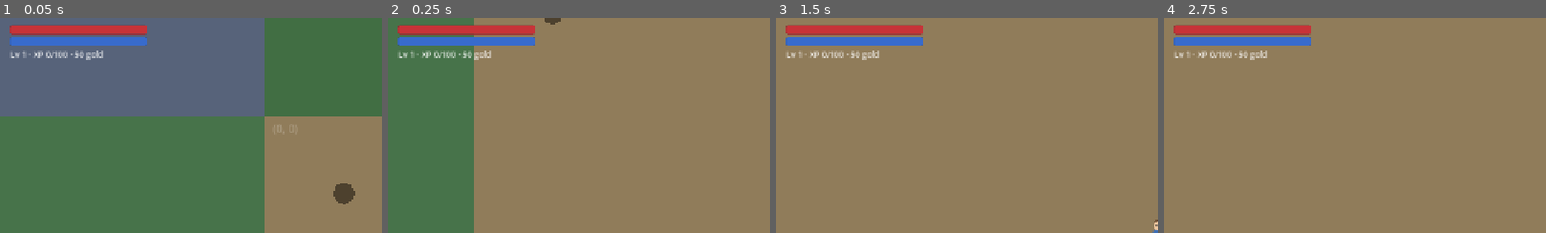
Above: before the commit, frames 1-4 (left to right).
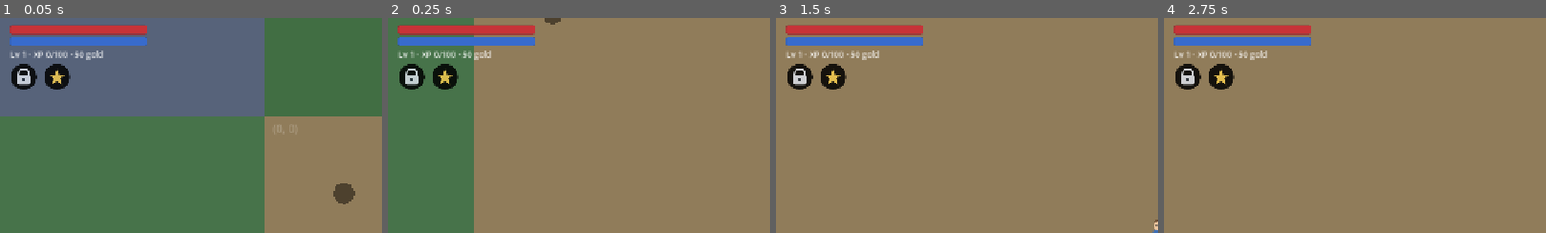
Above: after the commit, the same moments.

Repository: amirrezahadipoor/openworldRpg
Game: Godot game, scene res://scenes/main.tscn
Two runs of this game, one before a commit and one after it. Both use one fixed random seed, a clock stepped at 60 frames per second and the inputs below.
Inputs (mouse positions are % of the whole screen's width and height, from its top left):
- Up to frame 1 (0.05 s): no input
- Up to frame 2 (0.25 s): no input
- Up to frame 3 (1.5 s): drag from (10, 83) to (54, 51) at 0.52 s; drag from (30, 55) to (53, 48) at 1.27 s
- Up to frame 4 (2.75 s): click (79, 90) at 2.02 s
The pictures show only the part of the screen within x 0-50%, y 0-50%; the shares and areas given below are measured in that part.

The runs differ from the first frame. In frame 1, 1.3% of the frame differs, in the area x 3-19%, y 21-34%; in frame 2, 1.3%; in frame 3, 1.3%; in frame 4, 1.3%.

Commit message:
feat: inventory screen + equipment slots + consumables
- GameState: equip()/unequip()/use_item(); equipment_bonus() feeds
  attack/defense/max_hp/max_mp/move_speed from items.json fields
- InventoryScreen (CanvasLayer, pauses game): equipment slots + live stat
  sheet on left, scrollable item rows (Use/Equip/Drop) on right,
  anchor-based responsive layout; toggles via I key or HUD bag button
- Drop-to-world: dropping spawns an item Pickup beside the player
- HUD: bag + talent quick buttons (top-left)
- items.json already had atk/def/speed/heal fields; now actually consumed
- tests: 11 new assertions (equip stat deltas, unequip restore, potion heal
  + consumption) — 26 checks total, all passing

Diff:
--- /dev/null
+++ b/assets/placeholder/icon_bag.svg
@@ -0,0 +1,6 @@
+<svg xmlns="http://www.w3.org/2000/svg" width="64" height="64" viewBox="0 0 64 64">
+  <circle cx="32" cy="32" r="30" fill="rgba(20,24,32,0.55)" stroke="rgba(255,255,255,0.5)" stroke-width="2"/>
+  <path d="M20 26 Q20 14 32 14 Q44 14 44 26" fill="none" stroke="#d9dee7" stroke-width="4"/>
+  <rect x="16" y="26" width="32" height="24" rx="6" fill="#d9dee7"/>
+  <rect x="28" y="34" width="8" height="6" rx="2" fill="#1d2733"/>
+</svg>
--- /dev/null
+++ b/assets/placeholder/icon_talent.svg
@@ -0,0 +1,4 @@
+<svg xmlns="http://www.w3.org/2000/svg" width="64" height="64" viewBox="0 0 64 64">
+  <circle cx="32" cy="32" r="30" fill="rgba(20,24,32,0.55)" stroke="rgba(255,255,255,0.5)" stroke-width="2"/>
+  <path d="M32 12 L37 26 L52 26 L40 35 L44 50 L32 41 L20 50 L24 35 L12 26 L27 26 Z" fill="#f2c94c"/>
+</svg>
--- a/scripts/autoload/game_state.gd
+++ b/scripts/autoload/game_state.gd
@@ -73,23 +73,81 @@
 # --- Final stats (level + talents; gear is added in Phase 7) ----------------
 
 func max_hp() -> float:
-	return base_hp + (level - 1) * 12.0 + int(talents["combat"]) * 8.0
+	return base_hp + (level - 1) * 12.0 + int(talents["combat"]) * 8.0 + equipment_bonus("hp")
 
 
 func max_mp() -> float:
-	return base_mp + (level - 1) * 6.0 + int(talents["magic"]) * 6.0
+	return base_mp + (level - 1) * 6.0 + int(talents["magic"]) * 6.0 + equipment_bonus("mp")
 
 
 func attack() -> float:
-	return base_attack + (level - 1) * 1.5 + int(talents["combat"]) * 2.0
+	return base_attack + (level - 1) * 1.5 + int(talents["combat"]) * 2.0 + equipment_bonus("atk")
 
 
 func defense() -> float:
-	return base_defense + (level - 1) * 1.0 + int(talents["combat"]) * 1.0
+	return base_defense + (level - 1) * 1.0 + int(talents["combat"]) * 1.0 + equipment_bonus("def")
 
 
 func move_speed() -> float:
-	return base_speed + int(talents["utility"]) * 8.0
+	return base_speed + int(talents["utility"]) * 8.0 + equipment_bonus("speed")
+
+
+func equipment_bonus(key: String) -> float:
+	var total := 0.0
+	for slot in equipment:
+		var id: String = equipment[slot]
+		if id == "":
+			continue
+		total += float(ItemsDB.get_item(id).get(key, 0))
+	return total
+
+
+# --- Equipment & consumables ---------------------------------------------------
+
+func equip(item_id: String) -> bool:
+	if int(inventory.get(item_id, 0)) < 1:
+		return false
+	var slot := ItemsDB.get_slot(item_id)
+	if slot == "" or not equipment.has(slot):
+		return false
+	var prev: String = equipment[slot]
+	remove_item(item_id, 1)
+	equipment[slot] = item_id
+	if prev != "":
+		add_item(prev, 1)
+	_clamp_pools()
+	stats_changed.emit()
+	return true
+
+
+func unequip(slot: String) -> bool:
+	if not equipment.has(slot) or equipment[slot] == "":
+		return false
+	var prev: String = equipment[slot]
+	equipment[slot] = ""
+	add_item(prev, 1)
+	_clamp_pools()
+	stats_changed.emit()
+	return true
+
+
+func use_item(item_id: String) -> bool:
+	if int(inventory.get(item_id, 0)) < 1:
+		return false
+	var it: Dictionary = ItemsDB.get_item(item_id)
+	if String(it.get("type", "")) != "consumable":
+		return false
+	var heal := float(it.get("heal", 0))
+	var mana := float(it.get("restore_mp", 0))
+	if heal > 0.0:
+		hp = clampf(hp + heal, 0.0, max_hp())
+		EventBus.player_healed.emit(heal)
+	if mana > 0.0:
+		mp = clampf(mp + mana, 0.0, max_mp())
+	remove_item(item_id, 1)
+	EventBus.item_used.emit(item_id)
+	AudioManager.play_sfx("item_use")
+	return true
 
 
 # --- Inventory ---------------------------------------------------------------
--- a/scripts/main.gd
+++ b/scripts/main.gd
@@ -10,6 +10,7 @@
 var player: Player
 var camera: FollowCamera
 var streamer: ChunkStreamer
+var inventory_ui: InventoryScreen
 
 
 func _ready() -> void:
@@ -65,11 +66,32 @@
 	hud.name = "HUD"
 	add_child(hud)
 	hud.setup(player)
+	hud.bag_pressed.connect(func() -> void: inventory_ui.toggle())
+
+	inventory_ui = InventoryScreen.new()
+	inventory_ui.name = "InventoryScreen"
+	add_child(inventory_ui)
+	inventory_ui.drop_requested.connect(_on_drop_requested)
 
 	var pause := PauseMenu.new()
 	pause.name = "PauseMenu"
 	pause.player = player
 	add_child(pause)
+
+
+func _unhandled_input(event: InputEvent) -> void:
+	if event.is_action_pressed("inventory"):
+		inventory_ui.toggle()
+		get_viewport().set_input_as_handled()
+
+
+func _on_drop_requested(item_id: String) -> void:
+	if not GameState.remove_item(item_id, 1):
+		return
+	var p: Pickup = (load("res://scenes/world/pickup.tscn") as PackedScene).instantiate()
+	$World.add_child(p)
+	p.global_position = player.global_position + Vector2(36, 0)
+	p.setup_item(item_id)
 
 
 func _on_player_damaged(_amount: float) -> void:
--- a/scripts/ui/hud.gd
+++ b/scripts/ui/hud.gd
@@ -4,6 +4,9 @@
 ## placeholder, virtual joystick + action buttons.
 ## Fully anchor-based with safe-area offsets (DECISIONS.md #2) — scales from
 ## 720p phones to 1440p+ tablets and 16:9 → 20:9 aspects.
+
+signal bag_pressed
+signal talents_pressed
 
 var player: Player
 
@@ -73,6 +76,27 @@
 	box.add_child(hp_bar)
 	box.add_child(mp_bar)
 	box.add_child(info_label)
+
+	var btn_row := HBoxContainer.new()
+	btn_row.add_theme_constant_override("separation", 10)
+	var bag := TextureButton.new()
+	bag.texture_normal = _load_icon("icon_bag")
+	bag.custom_minimum_size = Vector2(46, 46)
+	bag.ignore_texture_size = true
+	bag.stretch_mode = TextureButton.STRETCH_KEEP_ASPECT_CENTERED
+	bag.modulate = Color(1, 1, 1, 0.85)
+	bag.pressed.connect(func() -> void: bag_pressed.emit())
+	var star := TextureButton.new()
+	star.texture_normal = _load_icon("icon_talent")
+	star.custom_minimum_size = Vector2(46, 46)
+	star.ignore_texture_size = true
+	star.stretch_mode = TextureButton.STRETCH_KEEP_ASPECT_CENTERED
+	star.modulate = Color(1, 1, 1, 0.85)
+	star.pressed.connect(func() -> void: talents_pressed.emit())
+	btn_row.add_child(bag)
+	btn_row.add_child(star)
+	box.add_child(btn_row)
+
 	add_child(box)
 
 
--- /dev/null
+++ b/scripts/ui/inventory_screen.gd
@@ -0,0 +1,219 @@
+class_name InventoryScreen
+extends CanvasLayer
+## Inventory & equipment screen. Pauses the game while open.
+## Left: equipment slots + live stat sheet. Right: item rows with
+## Use / Equip / Unequip / Drop actions. Fully anchor-based layout.
+
+signal closed
+signal drop_requested(item_id: String)
+
+const SLOTS := ["weapon", "armor", "accessory"]
+
+var _root: Control
+var _item_list: VBoxContainer
+var _equip_labels: Dictionary = {}
+var _stats_label: Label
+var _gold_label: Label
+
+
+func _ready() -> void:
+	layer = 40
+	process_mode = Node.PROCESS_MODE_ALWAYS
+	visible = false
+	_build()
+
+
+func _unhandled_input(event: InputEvent) -> void:
+	if visible and (event.is_action_pressed("inventory") or event.is_action_pressed("pause")):
+		close()
+		get_viewport().set_input_as_handled()
+
+
+func open() -> void:
+	_refresh()
+	visible = true
+	get_tree().paused = true
+
+
+func close() -> void:
+	visible = false
+	get_tree().paused = false
+	closed.emit()
+
+
+func toggle() -> void:
+	if visible:
+		close()
+	else:
+		open()
+
+
+# --- Construction -------------------------------------------------------------
+
+func _build() -> void:
+	_root = Control.new()
+	_root.set_anchors_preset(Control.PRESET_FULL_RECT)
+	add_child(_root)
+
+	var dim := ColorRect.new()
+	dim.color = Color(0, 0, 0, 0.6)
+	dim.set_anchors_preset(Control.PRESET_FULL_RECT)
+	_root.add_child(dim)
+
+	var center := CenterContainer.new()
+	center.set_anchors_preset(Control.PRESET_FULL_RECT)
+	_root.add_child(center)
+
+	var panel := PanelContainer.new()
+	panel.custom_minimum_size = Vector2(920, 520)
+	var bg := StyleBoxFlat.new()
+	bg.bg_color = Color(0.09, 0.11, 0.15, 0.97)
+	bg.set_corner_radius_all(12)
+	bg.content_margin_left = 24.0
+	bg.content_margin_right = 24.0
+	bg.content_margin_top = 18.0
+	bg.content_margin_bottom = 18.0
+	panel.add_theme_stylebox_override("panel", bg)
+	center.add_child(panel)
+
+	var columns := HBoxContainer.new()
+	columns.add_theme_constant_override("separation", 28)
+	panel.add_child(columns)
+
+	columns.add_child(_build_left_column())
+	columns.add_child(_build_right_column())
+
+
+func _build_left_column() -> Control:
+	var box := VBoxContainer.new()
+	box.custom_minimum_size = Vector2(320, 0)
+	box.add_theme_constant_override("separation", 10)
+
+	var title := Label.new()
+	title.text = "INVENTORY"
+	title.add_theme_font_size_override("font_size", 26)
+	box.add_child(title)
+
+	_gold_label = Label.new()
+	_gold_label.add_theme_color_override("font_color", Color(1.0, 0.85, 0.35))
+	box.add_child(_gold_label)
+
+	var eq_title := Label.new()
+	eq_title.text = "— Equipment —"
+	eq_title.add_theme_color_override("font_color", Color(0.7, 0.8, 1.0))
+	box.add_child(eq_title)
+
+	for slot in SLOTS:
+		var row := HBoxContainer.new()
+		row.add_theme_constant_override("separation", 8)
+		var lbl := Label.new()
+		lbl.custom_minimum_size = Vector2(210, 0)
+		_equip_labels[slot] = lbl
+		var unequip := Button.new()
+		unequip.text = "Unequip"
+		unequip.pressed.connect(func() -> void:
+			GameState.unequip(slot)
+			_refresh()
+		)
+		row.add_child(lbl)
+		row.add_child(unequip)
+		box.add_child(row)
+
+	_stats_label = Label.new()
+	_stats_label.add_theme_color_override("font_color", Color(0.75, 0.9, 0.75))
+	_stats_label.add_theme_font_size_override("font_size", 15)
+	box.add_child(_stats_label)
+
+	var close_btn := Button.new()
+	close_btn.text = "Close (I)"
+	close_btn.custom_minimum_size = Vector2(0, 42)
+	close_btn.pressed.connect(close)
+	box.add_child(close_btn)
+	return box
+
+
+func _build_right_column() -> Control:
+	var scroll := ScrollContainer.new()
+	scroll.size_flags_horizontal = Control.SIZE_EXPAND_FILL
+	scroll.size_flags_vertical = Control.SIZE_EXPAND_FILL
+	scroll.custom_minimum_size = Vector2(480, 0)
+
+	_item_list = VBoxContainer.new()
+	_item_list.size_flags_horizontal = Control.SIZE_EXPAND_FILL
+	_item_list.add_theme_constant_override("separation", 6)
+	scroll.add_child(_item_list)
+	return scroll
+
+
+# --- Refresh ------------------------------------------------------------------
+
+func _refresh() -> void:
+	_gold_label.text = "Gold: %d" % GameState.gold
+
+	for slot in SLOTS:
+		var id: String = GameState.equipment[slot]
+		var lbl: Label = _equip_labels[slot]
+		lbl.text = "%s: %s" % [slot.capitalize(), ItemsDB.item_name(id) if id != "" else "—"]
+
+	_stats_label.text = "Lv %d  ·  HP %.0f/%.0f  ·  MP %.0f/%.0f\nATK %.1f  ·  DEF %.1f  ·  SPD %.0f" % [
+		GameState.level,
+		GameState.hp, GameState.max_hp(),
+		GameState.mp, GameState.max_mp(),
+		GameState.attack(), GameState.defense(), GameState.move_speed(),
+	]
+
+	for child in _item_list.get_children():
+		child.queue_free()
+
+	if GameState.inventory.is_empty():
+		var empty := Label.new()
+		empty.text = "Your bag is empty."
+		empty.add_theme_color_override("font_color", Color(1, 1, 1, 0.4))
+		_item_list.add_child(empty)
+		return
+
+	for item_id in GameState.inventory.keys():
+		_item_list.add_child(_item_row(String(item_id), int(GameState.inventory[item_id])))
+
+
+func _item_row(item_id: String, qty: int) -> Control:
+	var it: Dictionary = ItemsDB.get_item(item_id)
+	var row := HBoxContainer.new()
+	row.add_theme_constant_override("separation", 8)
+
+	var name_label := Label.new()
+	name_label.text = "%s ×%d" % [ItemsDB.item_name(item_id), qty]
+	name_label.custom_minimum_size = Vector2(190, 0)
+	name_label.tooltip_text = ItemsDB.get_desc(item_id)
+	row.add_child(name_label)
+
+	var type_label := Label.new()
+	type_label.text = "[%s]" % String(it.get("type", "?"))
+	type_label.add_theme_color_override("font_color", Color(1, 1, 1, 0.45))
+	type_label.add_theme_font_size_override("font_size", 13)
+	type_label.custom_minimum_size = Vector2(110, 0)
+	row.add_child(type_label)
+
+	var primary := Button.new()
+	if String(it.get("type", "")) == "consumable":
+		primary.text = "Use"
+		primary.pressed.connect(func() -> void:
+			GameState.use_item(item_id)
+			_refresh()
+		)
+	else:
+		primary.text = "Equip"
+		primary.pressed.connect(func() -> void:
+			GameState.equip(item_id)
+			_refresh()
+		)
+	row.add_child(primary)
+
+	var drop := Button.new()
+	drop.text = "Drop"
+	drop.pressed.connect(func() -> void:
+		drop_requested.emit(item_id)
+		_refresh()
+	)
+	row.add_child(drop)
+	return row
--- a/tests/combat_test.gd
+++ b/tests/combat_test.gd
@@ -30,6 +30,10 @@
 	await get_tree().physics_frame
 
 	_test_consumable_inventory()
+
+	_test_equipment_stats()
+
+	_test_consumable_use()
 
 	_test_boss_phases_and_death()
 	await get_tree().physics_frame
@@ -106,6 +110,36 @@
 	check(int(GameState.inventory.get("health_potion", 0)) == before, "stack restored after removal")
 
 
+func _test_equipment_stats() -> void:
+	print("[combat_test] equipment affects stats")
+	var atk_before := GameState.attack()
+	var def_before := GameState.defense()
+
+	GameState.add_item("short_sword", 1)
+	check(GameState.equip("short_sword"), "equipping short_sword succeeds")
+	check(GameState.equipment["weapon"] == "short_sword", "weapon slot filled")
+	check(GameState.attack() == atk_before + 4.0, "attack +4 from short_sword (was %.1f, now %.1f)" % [atk_before, GameState.attack()])
+
+	check(GameState.unequip("weapon"), "unequipping weapon succeeds")
+	check(GameState.attack() == atk_before, "attack restored after unequip")
+	check(int(GameState.inventory.get("short_sword", 0)) >= 1, "sword returned to inventory")
+
+	GameState.add_item("leather_armor", 1)
+	check(GameState.equip("leather_armor"), "equipping leather_armor succeeds")
+	check(GameState.defense() == def_before + 3.0, "defense +3 from leather_armor")
+	GameState.unequip("armor")  # restore baseline for later tests
+
+
+func _test_consumable_use() -> void:
+	print("[combat_test] consumable use")
+	GameState.hp = 10.0
+	GameState.add_item("health_potion", 1)
+	var before: int = int(GameState.inventory.get("health_potion", 0))
+	check(GameState.use_item("health_potion"), "using health_potion succeeds")
+	check(GameState.hp == 50.0, "healed 10 -> 50 (now %.0f)" % GameState.hp)
+	check(int(GameState.inventory.get("health_potion", 0)) == before - 1, "potion consumed")
+
+
 func _test_boss_phases_and_death() -> void:
 	print("[combat_test] boss phases + death")
 	var host := Node2D.new()
Not shown, added: assets/placeholder/icon_bag.svg.import
Not shown, added: assets/placeholder/icon_talent.svg.import
Not shown, added: scripts/ui/inventory_screen.gd.uid
Not shown, changed: DECISIONS.md
Not shown, changed: ROADMAP.md
